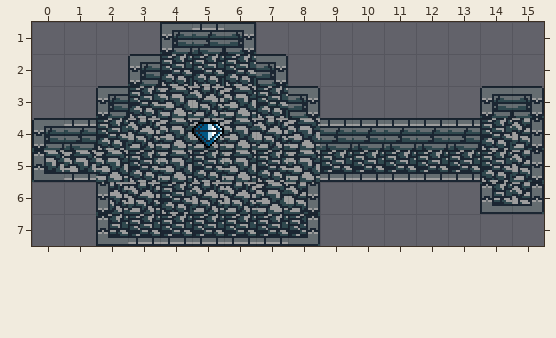
Tiled map -- assets/room_test_new_tiles_1.tmx. The first picture shows the starting point.
Cells are 16x16 px. Shown: x 0..15, y 1..7.
After:
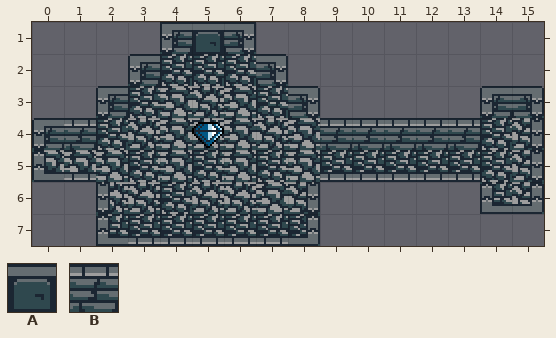
Key: from "tiny_dungeon_tilesheet": A 32 "tile_door_3", B 51 "tile_stone_wall_side_3".
_ is an empty cell, # one hidden under a higher layer.
Objects are placed by their top-left corner, in cells (3,4 is the top-left corner of cell 3,4); size is 1x1 cell unless given.
Commit: made it so you can't shoot projectiles while touching doors
Difference:
{"where": "layer \"Tile Layer 1\""}
{"y":1,"x":5,"old":"#","new":"_"}
{"where": "layer \"wallsides\""}
{"y":1,"x":5,"old":"B","new":"_"}
{"where": "layer \"Object Layer 1\""}
{"now": "A \"Door\" at 5,1"}
{"label":"changed","picture_box":[192,24,224,54]}
